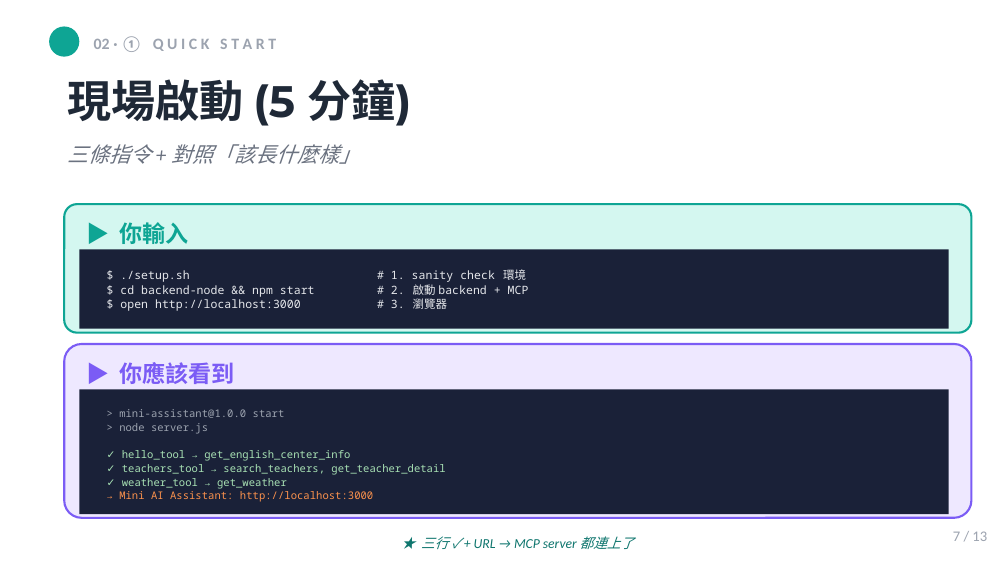
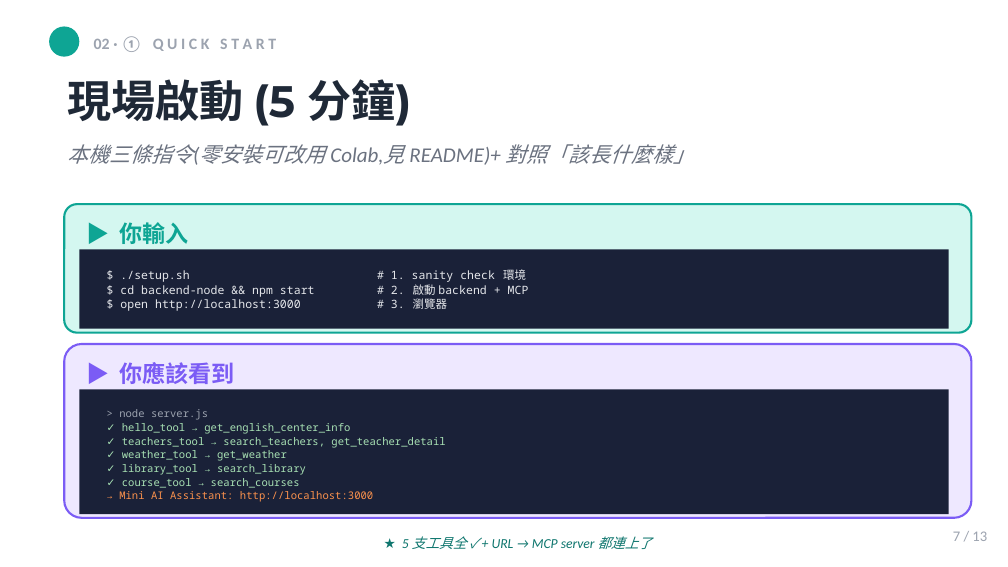
Before and after one commit to mjib007/nchu-mcp-workshop-2026, a slide deck: slide 7 of slides/04-hands-on-lab.pptx. Drawn at 1008x567 pixels with LibreOffice and Linux fonts; fonts in the diff are those of the drawing. Boxes give left, top, right and bottom in pixels: in the first picture for what was removed or moved away, otherwise in the second. Text is boxed around its words. In the diff, an @@ line names an element or a change of style, - is before the commit and + after.

Commit message:
fix(seg4-slides): hands-on 投影片對齊 Colab 現況
投影片還停在舊狀態(3 工具、L1-L3、無 Colab),跟 Colab notebook 對不上。修:
- quick_start boot log:3 工具 → 5 工具(+library +course),callout「5 支工具全 ✓」;
  副標加「零安裝可改用 Colab」
- L2/L3 preview → L1→L4(4 卡):加 L4 大資料集(course 3018 課),
  L2-L4 改標「Colab 內建·可現場試」(不再只是課後自修),callout 提 Colab 一鍵開
- outcomes 第 4 卡「L2/L3 挑戰路徑」→「L2-L4 進階關卡」,提 3018 課程大資料集

對齊後投影片講的工具數、Lab 關卡、執行路徑都跟 Colab 一致。

```diff
--- a/slides/04-hands-on-lab.pptx
+++ b/slides/04-hands-on-lab.pptx
@@ text at [67,144,695,165]: text changed @@
-三條指令 + 對照「該長什麼樣」
+本機三條指令(零安裝可改用 Colab,見 README)+ 對照「該長什麼樣」
@@ text at [119,409,285,418]: paragraph removed @@
-> mini-assistant@1.0.0 start
@@ text at [122,464,306,488]: paragraphs added @@
+✓ library_tool → search_library
+✓ course_tool → search_courses
@@ text at [402,536,653,549]: text changed @@
-★ 三行 ✓ + URL → MCP server 都連上了
+★ 5 支工具全 ✓ + URL → MCP server 都連上了
```
Also in this commit, not shown: 1 other slide changed, 1 slide added, 1 slide removed, 1 other file.
